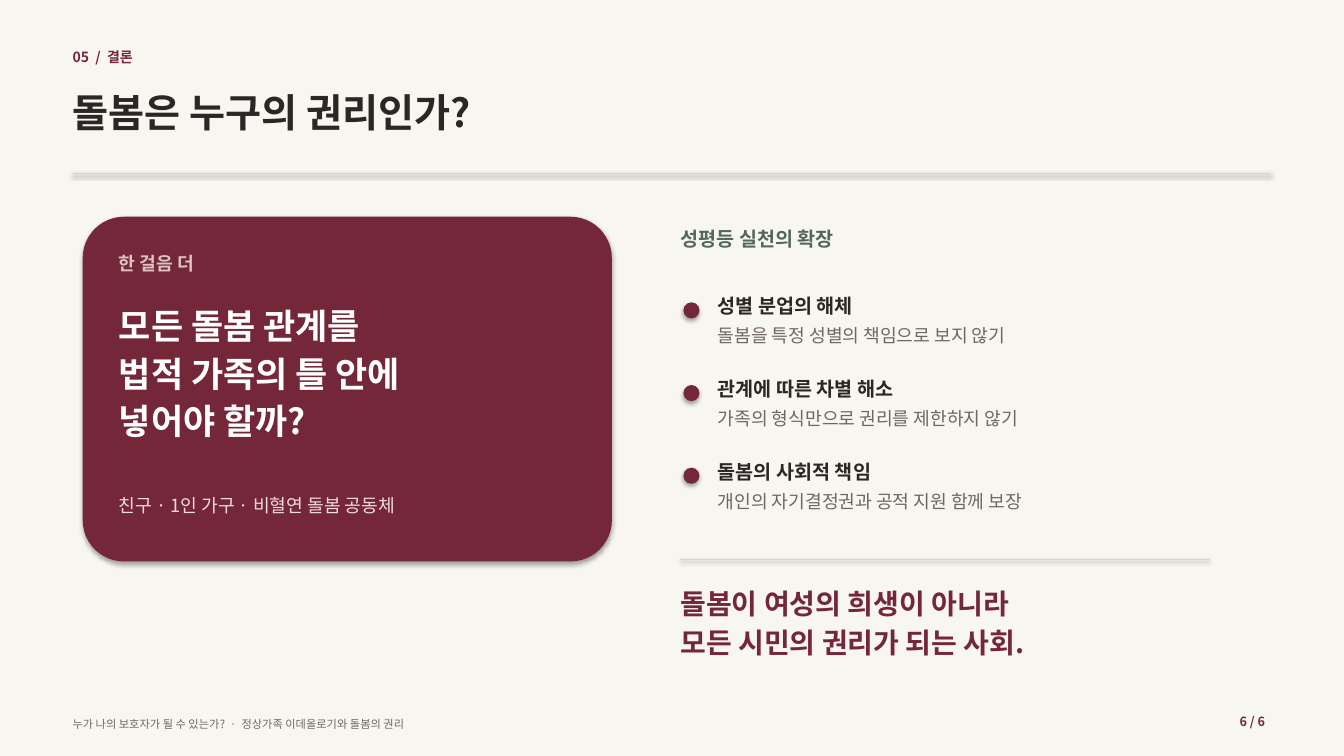
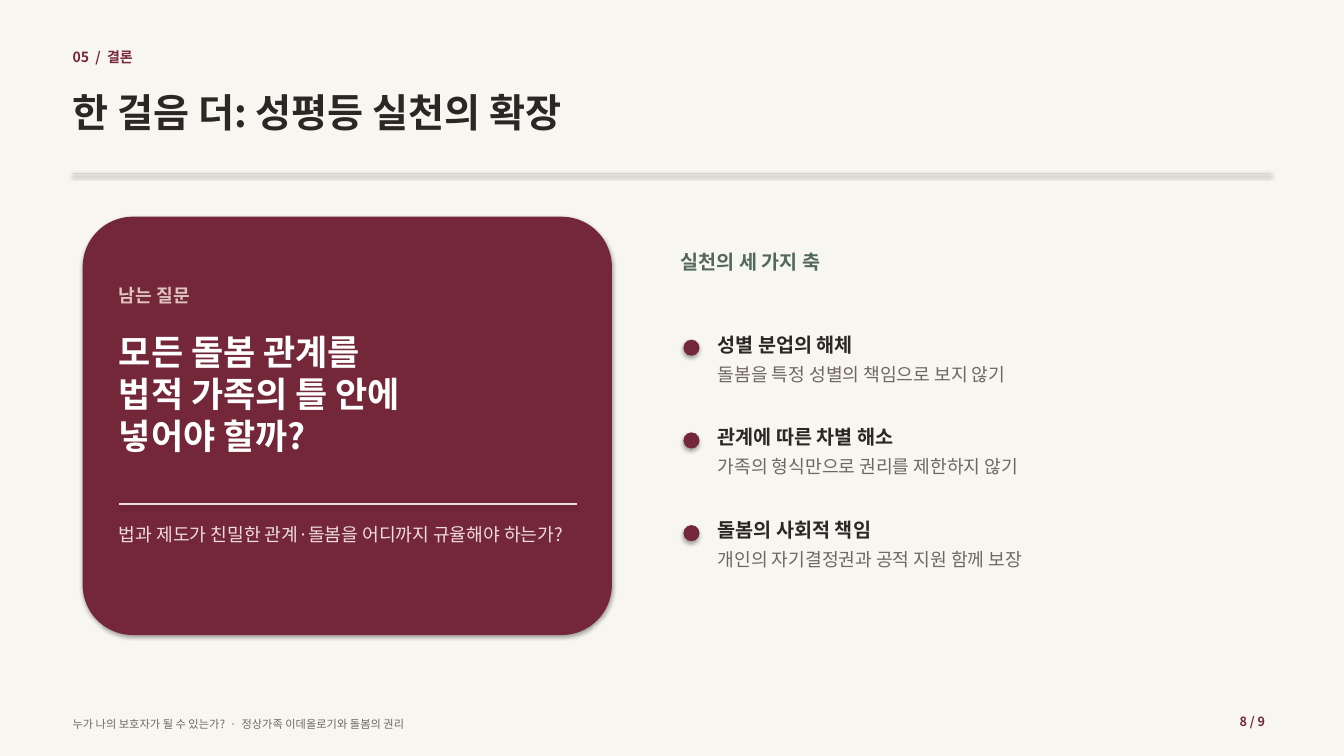
Before and after one commit to metapokim/tapo-archive, a slide deck: slide 8 of files/gender_guardian_presentation_20261203.pptx (slide 6 before the commit). Drawn at 1344x756 pixels with LibreOffice and Linux fonts; fonts in the diff are those of the drawing. Boxes give left, top, right and bottom in pixels: in the first picture for what was removed or moved away, otherwise in the second. Text is boxed around its words. In the diff, an @@ line names an element or a change of style, - is before the commit and + after.

```diff
--- a/files/gender_guardian_presentation_20261203.pptx
+++ b/files/gender_guardian_presentation_20261203.pptx
@@ text at (73,94,562,131): text changed @@
-돌봄은 누구의 권리인가?
+한 걸음 더: 성평등 실천의 확장
@@ rounded rectangle: place and size @@
-rounded rectangle at (83,217,612,562)
+rounded rectangle at (83,217,612,635)
@@ text at (680,252,820,271): text changed @@
-성평등 실천의 확장
+실천의 세 가지 축
@@ text at (119,287,189,304): text changed @@
-한 걸음 더
+남는 질문
@@ text "모든 돌봄 관계를": place and size @@
-text "모든 돌봄 관계를" at (119,309,400,437)
+text "모든 돌봄 관계를" at (119,335,400,452)
@@ text "모든 돌봄 관계를" at (119,335,400,452): less space between paragraphs @@
@@ 2 texts, 1 ellipse: place and size @@
-2 texts, 1 ellipse at (684,296,1005,344)
+2 texts, 1 ellipse at (684,335,1005,383)
@@ 2 texts, 1 ellipse: place and size @@
-2 texts, 1 ellipse at (684,379,1018,427)
+2 texts, 1 ellipse at (684,427,1018,475)
@@ line added from (119, 504) to (577, 504), #EFDCDD 0.75 pt @@
@@ text at (119,526,563,543): text changed @@
-친구 · 1인 가구 · 비혈연 돌봄 공동체
+법과 제도가 친밀한 관계·돌봄을 어디까지 규율해야 하는가?
@@ ellipse: place and size @@
-ellipse at (684,468,700,484)
+ellipse at (684,525,700,541)
@@ text "돌봄의 사회적 책임": place and size @@
-text "돌봄의 사회적 책임" at (718,462,871,481)
+text "돌봄의 사회적 책임" at (718,520,871,539)
@@ line removed from (681, 560) to (1210, 560) @@
@@ text "개인의 자기결정권과 공적 지원 함께 ...": place and size @@
-text "개인의 자기결정권과 공적 지원 함께 ..." at (718,493,1022,510)
+text "개인의 자기결정권과 공적 지원 함께 ..." at (718,551,1022,568)
@@ text removed at (680,590,1025,656) @@
-돌봄이 여성의 희생이 아니라
-모든 시민의 권리가 되는 사회.
@@ text at (1240,716,1265,726): text changed @@
-6 / 6
+8 / 9
```
Also in this commit, not shown: 5 other slides changed, 3 slides added, 2 other files.
